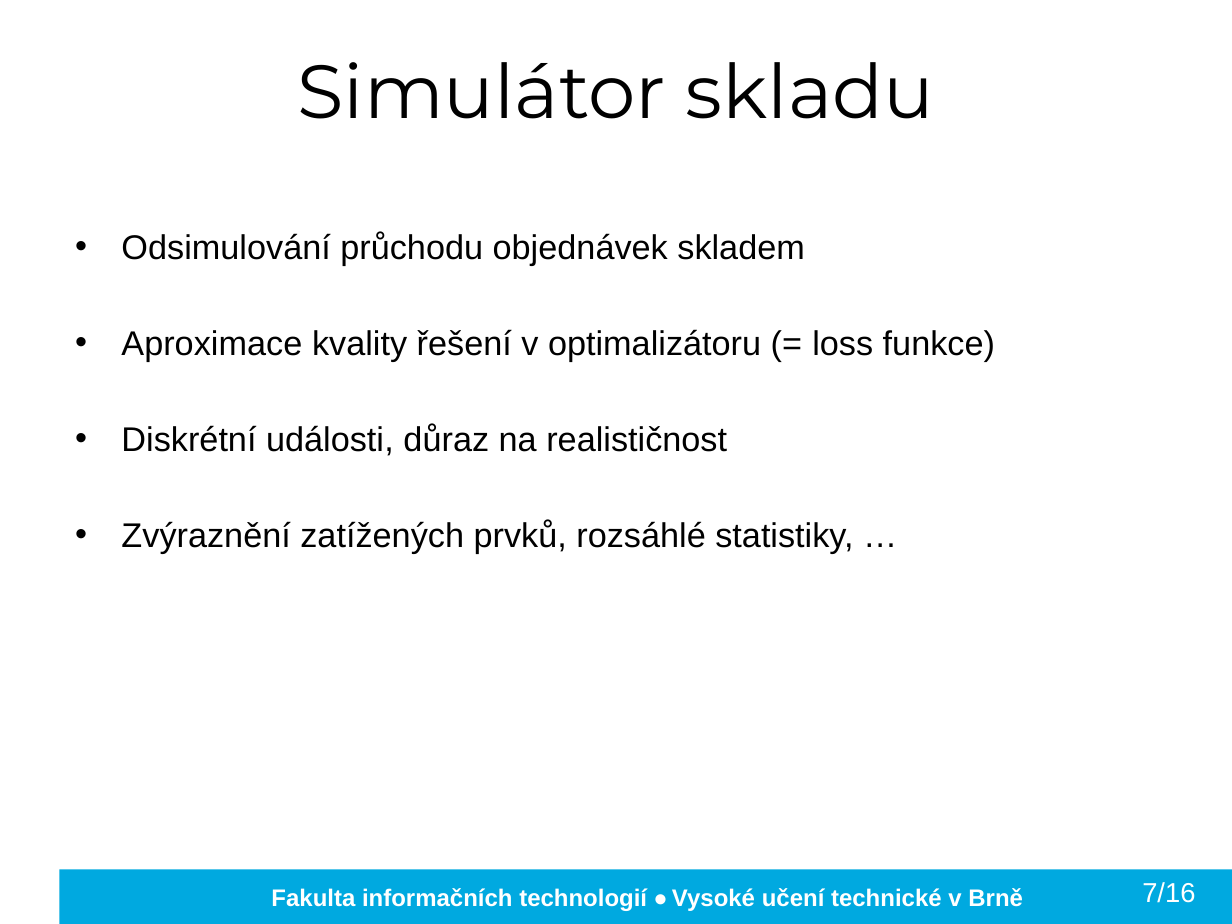
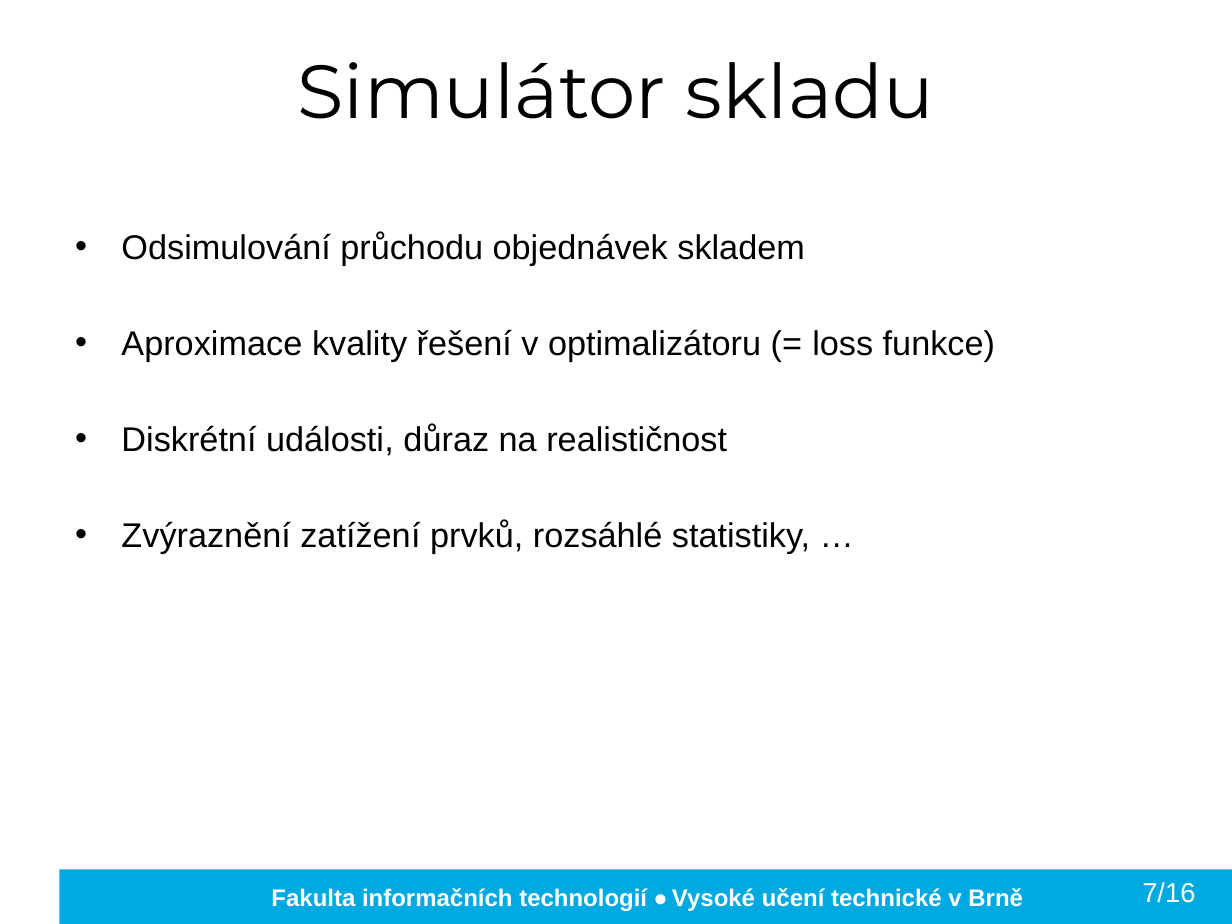
Before and after one commit to kocica/warehouse-manager, a slide deck: slide 8 of doc/xkocic01.pptx. Drawn at 1232x924 pixels with LibreOffice and Linux fonts; fonts in the diff are those of the drawing; background and template pictures are left out. Boxes give left, top, right and bottom in pixels: in the first picture for what was removed or moved away, otherwise in the second. Text is boxed around its words. In the diff, an @@ line names an element or a change of style, - is before the commit and + after.

```diff
--- a/doc/xkocic01.pptx
+++ b/doc/xkocic01.pptx
@@ text at bbox=[121, 519, 810, 553]: text changed @@
-• Zvýraznění zatížených prvků, rozsáhlé statistiky, …
+• Zvýraznění zatížení prvků, rozsáhlé statistiky, …
```
Also in this commit, not shown: 2 other slides changed, 3 slides added, 1 other file.
